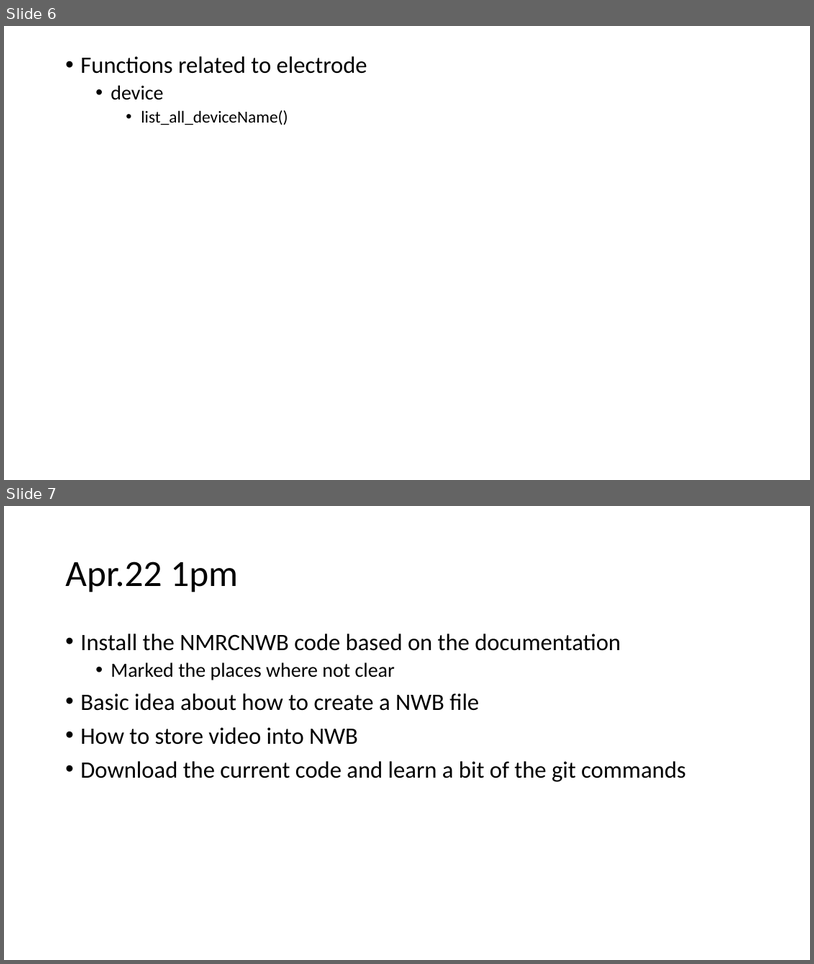
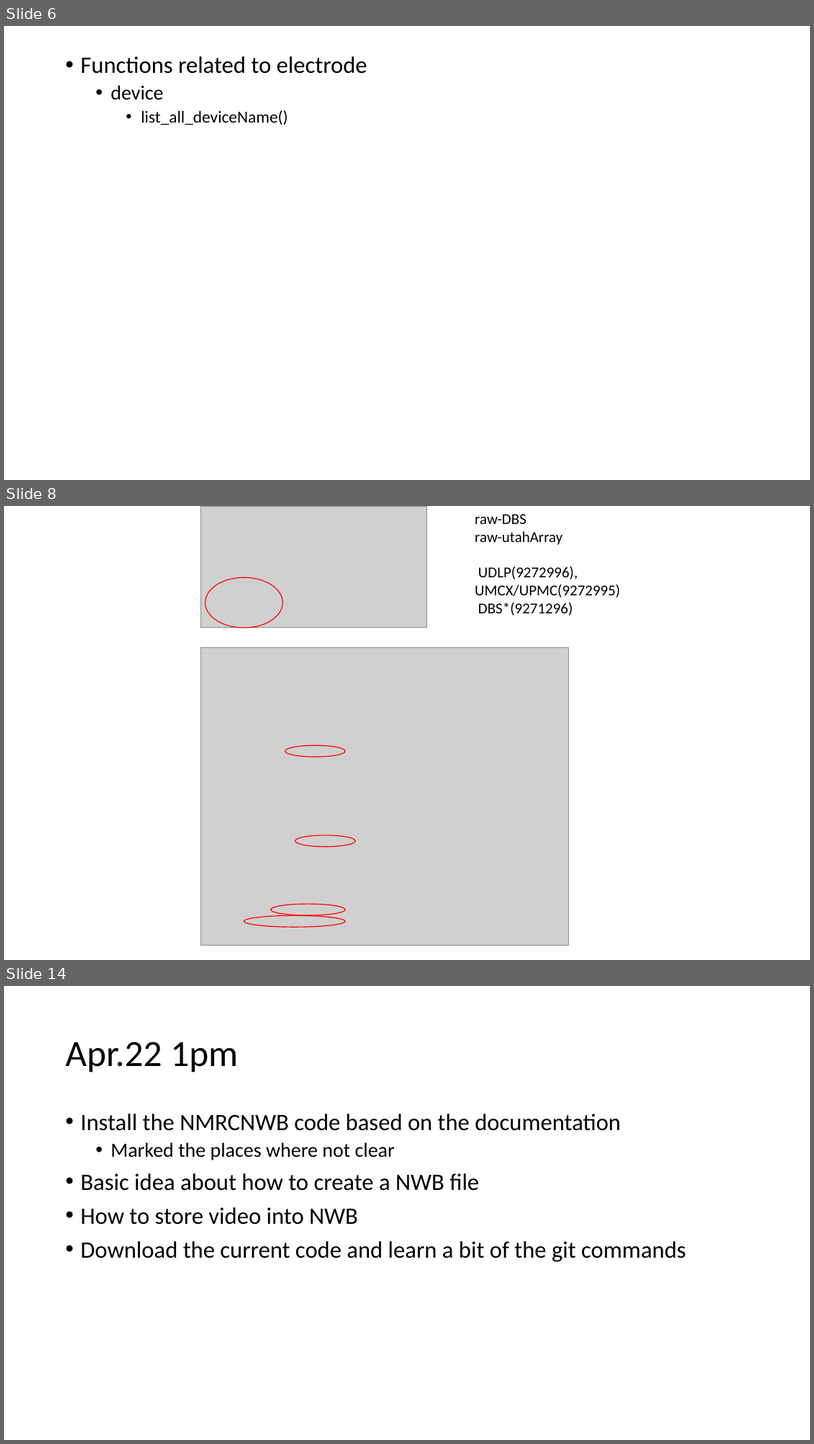
Before and after one commit to yangll0620/NMRCNWBStandardization, a slide deck: NWBUnderstanding.pptx. Shown one above the other, each under a label of ours: slides 6 and 7 before the commit, slides 6, 8 and 14 after it; the slides between them are not shown. The pictures are 814x964 and 814x1444 pixels, drawn with LibreOffice and Linux fonts; fonts in the diff are those of the drawing; grey boxes stand for pictures. Boxes give left, top, right and bottom in pixels: in the first picture for what was removed or moved away, otherwise in the second. Text is boxed around its words. In the diff, an @@ line names an element or a change of style, - is before the commit and + after.

```diff
--- a/NWBUnderstanding.pptx
+++ b/NWBUnderstanding.pptx
@@ slide 8 added at [4, 506, 810, 960], background #FFFFFF @@
@@ picture added at [201, 506, 427, 628] @@
@@ text added at [475, 514, 563, 545], 18 pt, text #000000 @@
+raw-DBS
+raw-utahArray
@@ text added at [475, 566, 620, 615], 18 pt, text #000000 @@
+UDLP(9272996), UMCX/UPMC(9272995)
+DBS*(9271296)
@@ ellipse added at [206, 577, 283, 628], outline #FF0000 1 pt @@
@@ group added at [201, 648, 568, 944]: 4 ellipses, 1 picture @@
@@ what was slide 7 is now slide 14 @@
```
Also in this commit, not shown: 6 other slides added.
